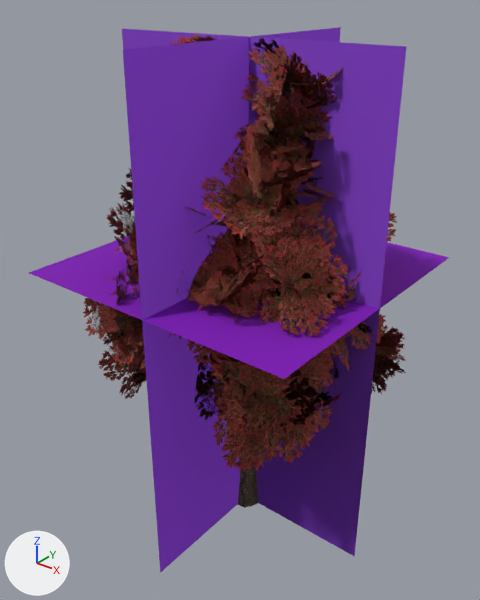
Renders of the glTF model data/models/board/vegetation/tree-volcano-spire.glb from each side of a commit.
One viewpoint serves both versions: a 50 mm lens placed at (22.1, -28.4, 32.7), pointed at (-0.7, 0.1, 15.0). Lighting does not change. The marker at lower left points along +X, +Y and +Z. The first picture is the older version. Where no turn or scale is listed for an object, it has been applied to the vertices. Vertices at exactly the same position are counted once.

The older version as bpy lines, for what is in view:
```python
ob_tree_volcano_spire_lod0_001 = bpy.data.objects.new('tree-volcano-spire-lod0.001', me_tree_volcano_spire_lod0)
ob_tree_volcano_spire_lod0_001.location = (0.0, 0.0, 0.0)
ob_tree_volcano_spire_lod1_001 = bpy.data.objects.new('tree-volcano-spire-lod1.001', me_tree_volcano_spire_lod1)
ob_tree_volcano_spire_lod1_001.location = (0.0, 0.0, 0.0)
ob_tree_volcano_spire_lod2_001 = bpy.data.objects.new('tree-volcano-spire-lod2.001', me_tree_volcano_spire_lod2)
ob_tree_volcano_spire_lod2_001.location = (0.0, 0.0, 0.0)
ob_tree_volcano_spire_lod3_001 = bpy.data.objects.new('tree-volcano-spire-lod3.001', me_tree_volcano_spire_lod3)
ob_tree_volcano_spire_lod3_001.location = (0.0, 0.0, 0.0)
```
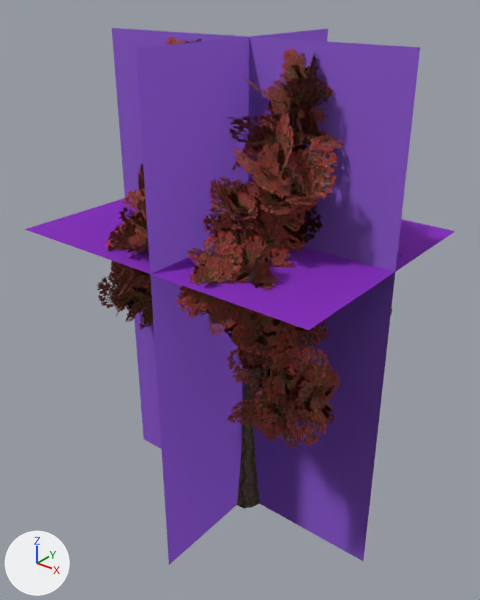
Commit message: trees v4

Where the change shows, as pixel boxes (x1, y1, x2, y2) in the pictures (480 x 600 px; the box of a moved part takes in the faces that stretch with it):
'tree-volcano-spire-lod3.001', reshaped, recoloured: before (29, 27, 449, 573); after (25, 28, 455, 565)
'tree-volcano-spire-lod2.001', reshaped: before (83, 35, 405, 471); after (97, 34, 402, 449)
'tree-volcano-spire-lod1.001', reshaped: before (97, 35, 403, 508); after (109, 38, 340, 509)
'tree-volcano-spire-lod0.001', reshaped: before (103, 41, 397, 507); after (111, 37, 335, 508)
part 1 of me_tree_volcano_spire_lod0, deleted: before (103, 41, 397, 443)
part 2 of me_tree_volcano_spire_lod0, reshaped (mostly hidden before): before (132, 61, 311, 507); after (111, 37, 335, 508)
part 3 of me_tree_volcano_spire_lod1, deleted: before (97, 35, 403, 451)
part 4 of me_tree_volcano_spire_lod1, reshaped (mostly hidden before): before (224, 116, 296, 508); after (109, 38, 340, 509)
part 6 of me_tree_volcano_spire_lod3, moved or reshaped: before (29, 27, 449, 573); after (25, 28, 455, 565)
part 7 of me_tree_volcano_spire_lod3, recoloured: before (29, 27, 449, 573); after (25, 28, 455, 565)

Diff of the bpy script that builds the scene:
```diff
--- a/data/models/board/vegetation/tree-volcano-spire.glb.py
+++ b/data/models/board/vegetation/tree-volcano-spire.glb.py
@@ me_tree_volcano_spire_lod0 @@
-me_tree_volcano_spire_lod0.from_pydata(...)  # 14344 vertices, 10144 faces; spans x -9.4..8.6, y -8.5..8.9, z 0.0..30.0
+me_tree_volcano_spire_lod0.from_pydata(...)  # 12395 vertices, 9560 faces; spans x -10.3..9.2, y -7.8..7.5, z 0.0..30.0
+# me_tree_volcano_spire_lod0 part 1: 2184 loose pieces with 13144 vertices, spanning x -9.4..8.6, y -8.5..8.9, z 7.2..30.0, are deleted
+# me_tree_volcano_spire_lod0 part 2: 45 vertices moved within x -5.8..4.3, y -6.0..4.3, z 6.3..29.2; 895 vertices removed from x -7.2..6.6, y -6.2..6.0, z 0.0..29.4; 12054 vertices added at x -10.3..9.2, y -7.8..7.5, z 0.0..30.0
+# other edits to the shape of me_tree_volcano_spire_lod0 do not show in these pictures
 me_tree_volcano_spire_lod0.materials.append(mat_bark_volcano)
@@ me_tree_volcano_spire_lod1 @@
-me_tree_volcano_spire_lod1.from_pydata(...)  # 4894 vertices, 2556 faces; spans x -9.4..8.6, y -8.5..8.9, z 0.0..30.0
+me_tree_volcano_spire_lod1.from_pydata(...)  # 4934 vertices, 2620 faces; spans x -10.3..9.2, y -7.8..7.5, z 0.0..30.0
+# me_tree_volcano_spire_lod1 part 3: 1157 loose pieces with 4628 vertices, spanning x -9.4..8.6, y -8.5..8.9, z 7.2..30.0, are deleted
+# me_tree_volcano_spire_lod1 part 4: 8 vertices moved within x -7.8..4.2, y -1.6..4.7, z 5.2..27.4; 233 vertices removed from x -9.0..7.5, y -5.4..7.3, z 0.0..27.7; 4901 vertices added at x -10.3..9.2, y -7.8..7.5, z 0.0..30.0
+# other edits to the shape of me_tree_volcano_spire_lod1 do not show in these pictures
 me_tree_volcano_spire_lod1.materials.append(mat_bark_volcano)
@@ me_tree_volcano_spire_lod2 @@
-me_tree_volcano_spire_lod2.from_pydata(...)  # 1617 vertices, 960 faces; spans x -9.4..8.6, y -8.5..8.9, z 0.0..30.0
+me_tree_volcano_spire_lod2.from_pydata(...)  # 1617 vertices, 960 faces; spans x -10.3..9.2, y -7.8..7.5, z 0.0..30.0
+# me_tree_volcano_spire_lod2 part 5: 1524 of 1617 vertices moved; they spanned x -9.4..8.6, y -8.5..8.9, z 7.2..30.0 and now span x -10.3..9.2, y -7.8..7.5, z 11.3..30.0; mean shift (0.0, -0.4, 2.4); largest move (-7.2, 2.6, 8.5) -> (3.7, 1.8, 28.7)
+# other edits to the shape of me_tree_volcano_spire_lod2 do not show in these pictures
 me_tree_volcano_spire_lod2.materials.append(mat_bark_volcano)
@@ me_tree_volcano_spire_lod3 @@
-me_tree_volcano_spire_lod3.from_pydata(...)  # 12 vertices, 6 faces; spans x -9.4..8.6, y -8.5..8.9, z 0.0..30.0
+me_tree_volcano_spire_lod3.from_pydata(...)  # 12 vertices, 6 faces; spans x -10.3..9.2, y -7.8..7.5, z 0.0..30.0
+# me_tree_volcano_spire_lod3 part 6: 12 of 12 vertices moved; they spanned x -9.4..8.6, y -8.5..8.9, z 0.0..30.0 and now span x -10.3..9.2, y -7.8..7.5, z 0.0..30.0; mean shift (-0.1, -0.2, 0.7)
+# me_tree_volcano_spire_lod3 part 7: 6 faces centred in x -3.4..2.6, y -2.7..3.1, z 10.0..20.0 are repainted in the vertex colours; the middle colour goes from purple #a643ff to purple #ab64ff
 me_tree_volcano_spire_lod3.materials.append(mat_impostor)
```
